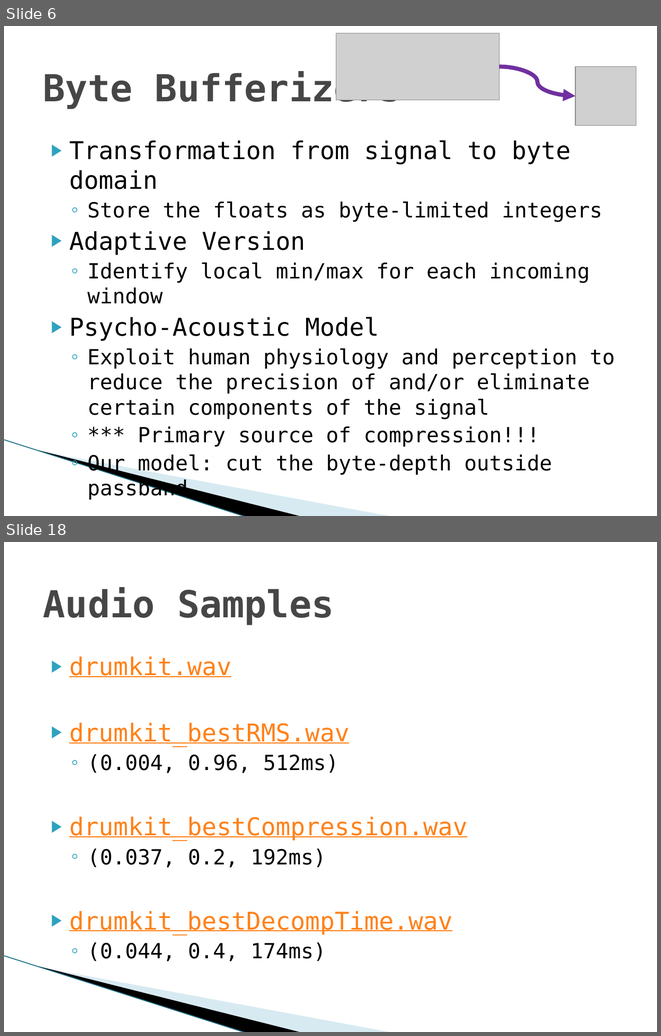
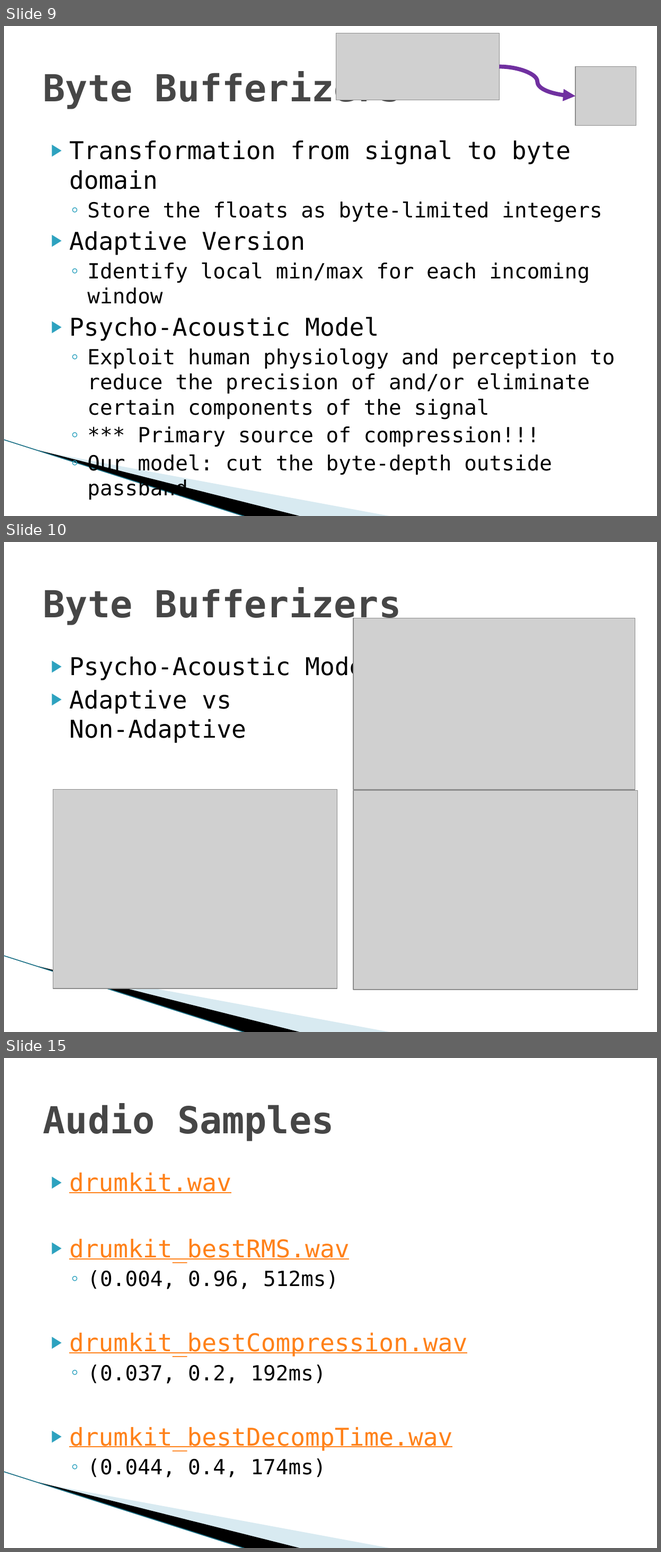
Before and after one commit to ericaddison/Algs_Term_Project, a slide deck: report/JET Audio Encoder.pptx. Shown one above the other, each under a label of ours: slides 6 and 18 before the commit, slides 9, 10 and 15 after it; the slides between them are not shown. The pictures are 661x1036 and 661x1552 pixels, drawn with LibreOffice and Linux fonts; fonts in the diff are those of the drawing; grey boxes stand for pictures; background and template pictures are left out. Boxes give left, top, right and bottom in pixels: in the first picture for what was removed or moved away, otherwise in the second. Text is boxed around its words. In the diff, an @@ line names an element or a change of style, - is before the commit and + after.

```diff
--- a/report/JET Audio Encoder.pptx
+++ b/report/JET Audio Encoder.pptx
@@ slide 10 added at (x1=4, y1=542, x2=657, y2=1032), background #FFFFFF; not listed: 3 template elements that a slide beside it also shows @@
@@ title added at (x1=43, y1=587, x2=401, y2=625), 41 pt, text #464646, bold @@
+Byte Bufferizers
@@ picture added at (x1=353, y1=618, x2=635, y2=790) @@
@@ text added at (x1=69, y1=656, x2=290, y2=743), 27 pt, text #000000 @@
+▶ Psycho-Acoustic Model
+▶ Adaptive vs
+  Non-Adaptive
@@ picture added at (x1=53, y1=790, x2=338, y2=989) @@
@@ picture added at (x1=353, y1=790, x2=638, y2=989) @@
@@ what was slide 6 is now slide 9 @@
@@ what was slide 18 is now slide 15 @@
```
Also in this commit, not shown: 7 slides changed, 2 other slides added, 7 slides removed, 1 other file.
